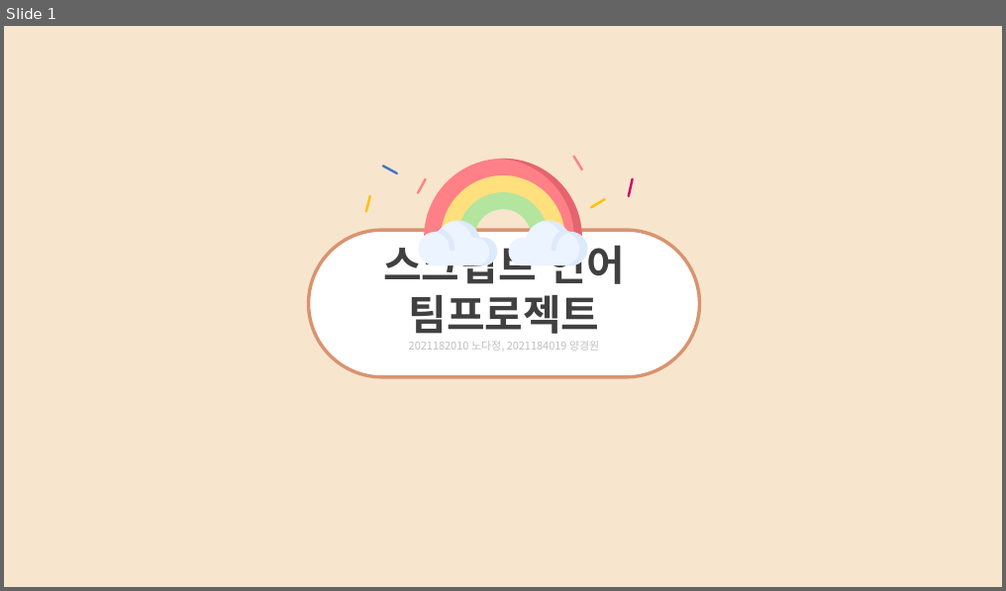
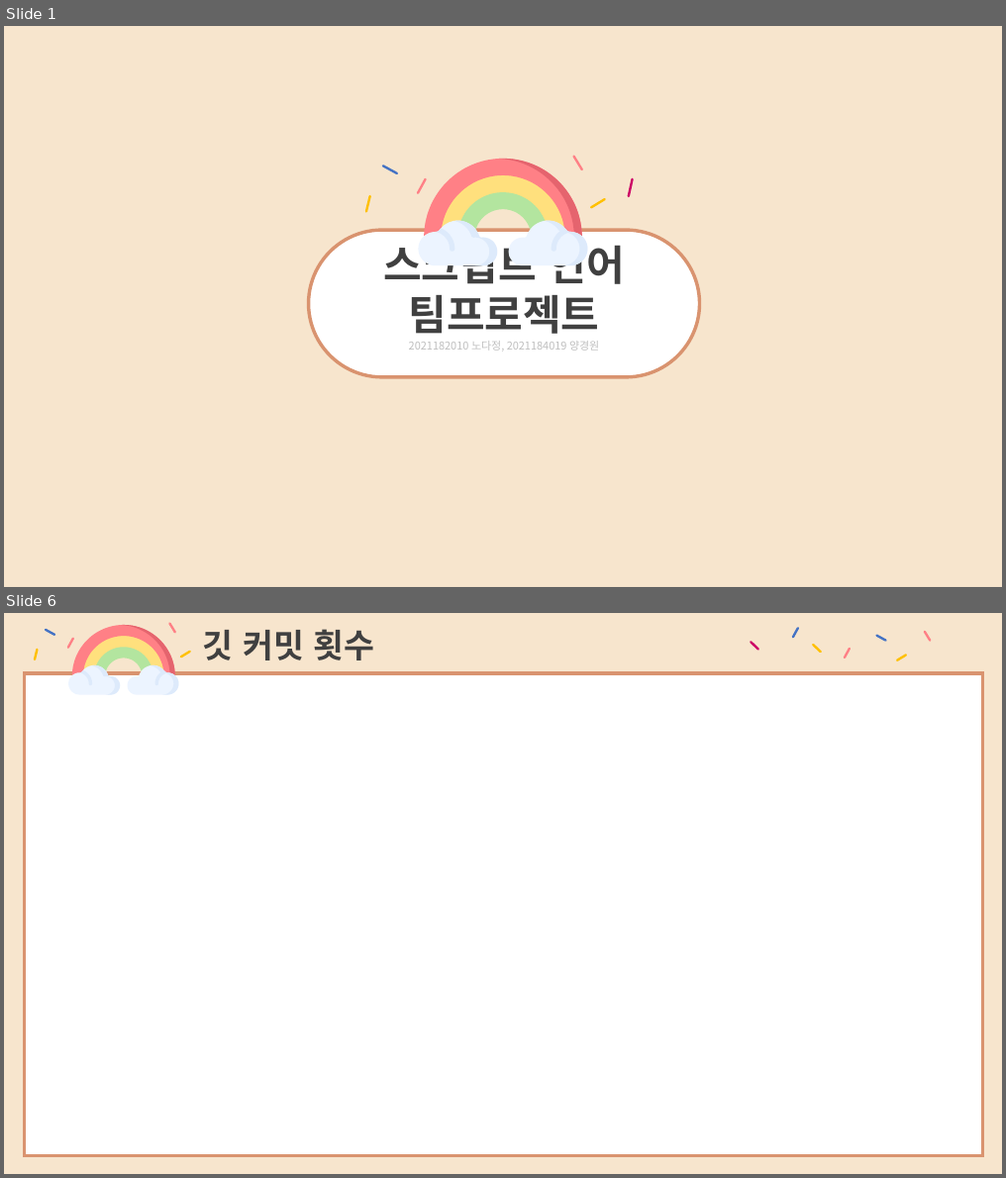
Before and after one commit to Nohdajeong/Pet_Information, a slide deck: 2021182010 노다정, 2021182019 양경원 - 스크립트언어 팀프로젝트 기획ppt.pptx. Shown one above the other, each under a label of ours: slide 1 before the commit, slides 1 and 6 after it; the slides between them are not shown. The pictures are 1006x591 and 1006x1178 pixels, drawn with LibreOffice and Linux fonts; fonts in the diff are those of the drawing. Boxes give left, top, right and bottom in pixels: in the first picture for what was removed or moved away, otherwise in the second. Text is boxed around its words. In the diff, an @@ line names an element or a change of style, - is before the commit and + after.

```diff
--- a/2021182010 노다정, 2021182019 양경원 - 스크립트언어 팀프로젝트 기획ppt.pptx
+++ b/2021182010 노다정, 2021182019 양경원 - 스크립트언어 팀프로젝트 기획ppt.pptx
@@ slide 6 added at [4, 613, 1002, 1174], background #F7E5CD @@
@@ text added at [203, 629, 374, 661], 32 pt, text #404040, bold @@
+깃 커밋 횟수
@@ group added at [35, 624, 190, 660]: 5 lines @@
@@ group added at [68, 625, 179, 694]: 10 freeform shapes @@
@@ group added at [751, 628, 930, 661]: 7 lines @@
@@ rectangle added at [24, 673, 982, 1157], fill #FFFFFF, outline #D9936F 3.25 pt @@
```
Also in this commit, not shown: 2 slides changed, 2 other slides added, 4 slides removed, 2 other files.
